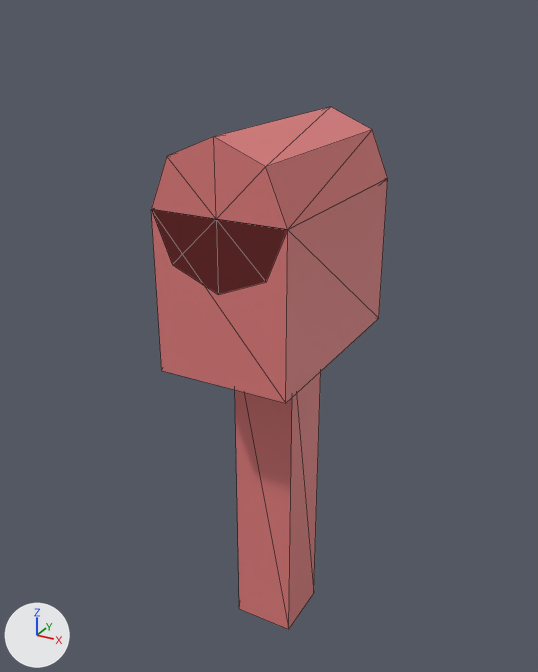
What one commit did to the glTF model public/studio/v2.15.0/d_mailbox/model.glb.
Camera for both pictures: a 50 mm camera at (1.48, -2.79, 2.97) aimed at (-0.07, 0.04, 1.55). Arrows for +X, +Y and +Z are at lower left; the lights stay in place. The picture after the commit comes second. Mesh edges are drawn as thin lines. Where no turn or scale is listed for an object, it has been applied to the vertices.

The first picture shows 'part0', 'part1', 'part2'.
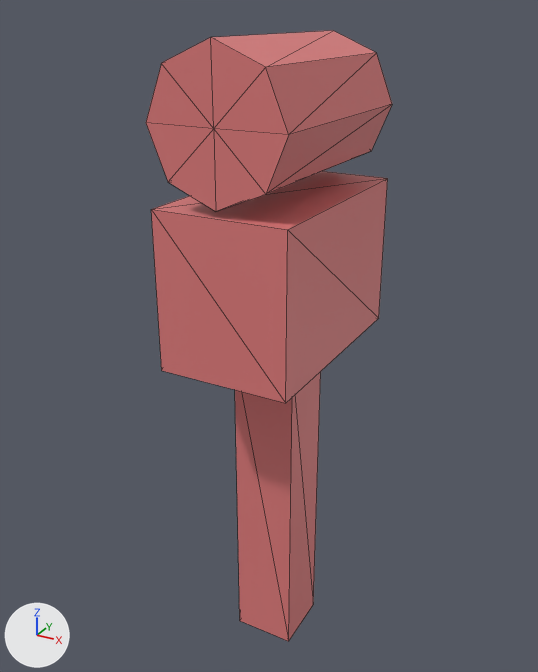
Pixel boxes (x1, y1, x2, y2) of what changed, in the pictures (538 x 672 px):
'part2', moved
    before: (151, 107, 388, 295)
    after: (146, 30, 392, 211)
'part0', moved
    before: (235, 372, 321, 629)
    after: (235, 372, 321, 641)

The change, as a diff of the scene's bpy script:
```diff
--- a/public/studio/v2.15.0/d_mailbox/model.glb.py
+++ b/public/studio/v2.15.0/d_mailbox/model.glb.py
@@ me_geometry_0 @@
 # used by ob_part0; location = (0.0, 0.0, 0.0)
-me_geometry_0.from_pydata(...)  # 8 vertices, 12 faces; spans x -0.15..0.15, y -0.15..0.15, z 0.0..1.6
+me_geometry_0.from_pydata(...)  # 8 vertices, 12 faces; spans x -0.15..0.15, y -0.15..0.15, z -0.08..1.52
+# me_geometry_0 part 1: the whole mesh is moved by (0.0, 0.0, -0.08)
 me_geometry_0.materials.append(mat_defaultmaterial)
@@ me_geometry_2 @@
 # used by ob_part2; location = (0.0, 0.0, 0.0)
-me_geometry_2.from_pydata(...)  # 18 vertices, 32 faces; spans x -0.3..0.3, y -0.5..0.5, z 1.95..2.55
+me_geometry_2.from_pydata(...)  # 18 vertices, 32 faces; spans x -0.3..0.3, y -0.5..0.5, z 2.278..2.878
+# me_geometry_2 part 2: the whole mesh is moved by (0.0, 0.0, 0.328)
 me_geometry_2.materials.append(mat_defaultmaterial_002)
```
